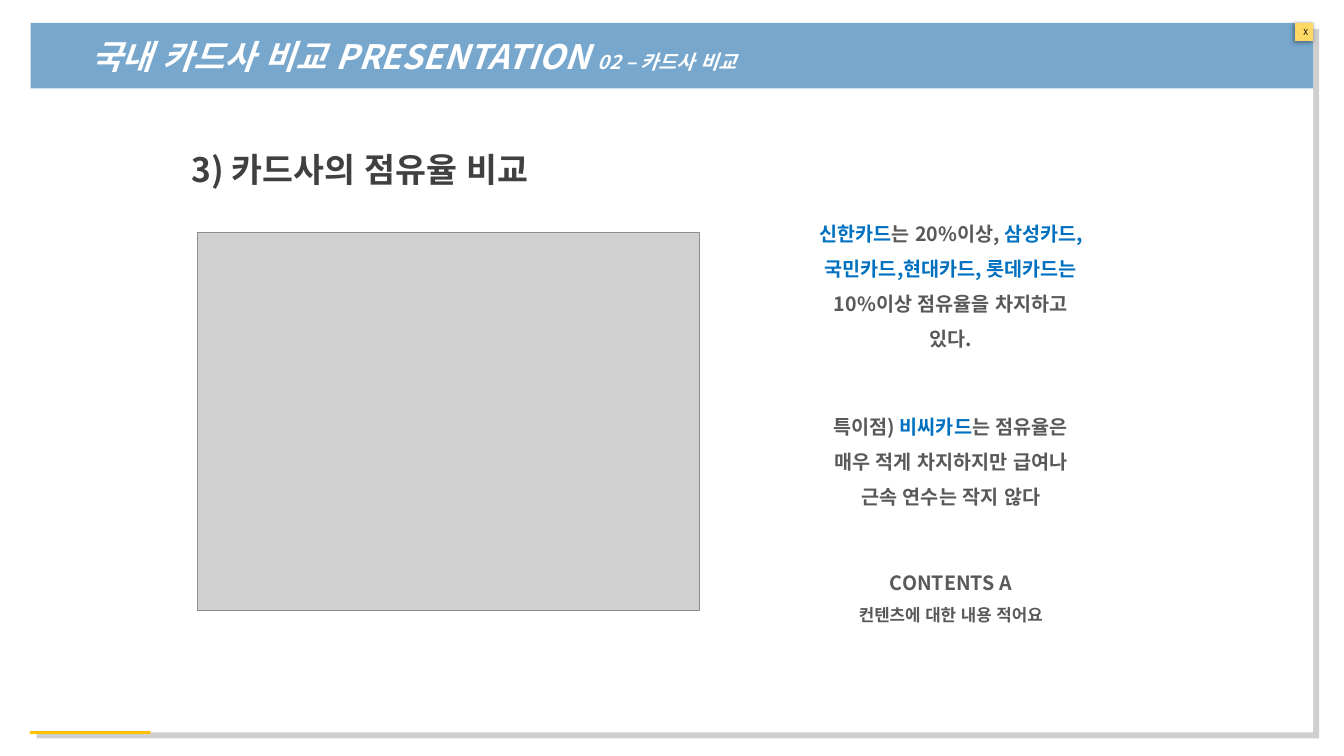
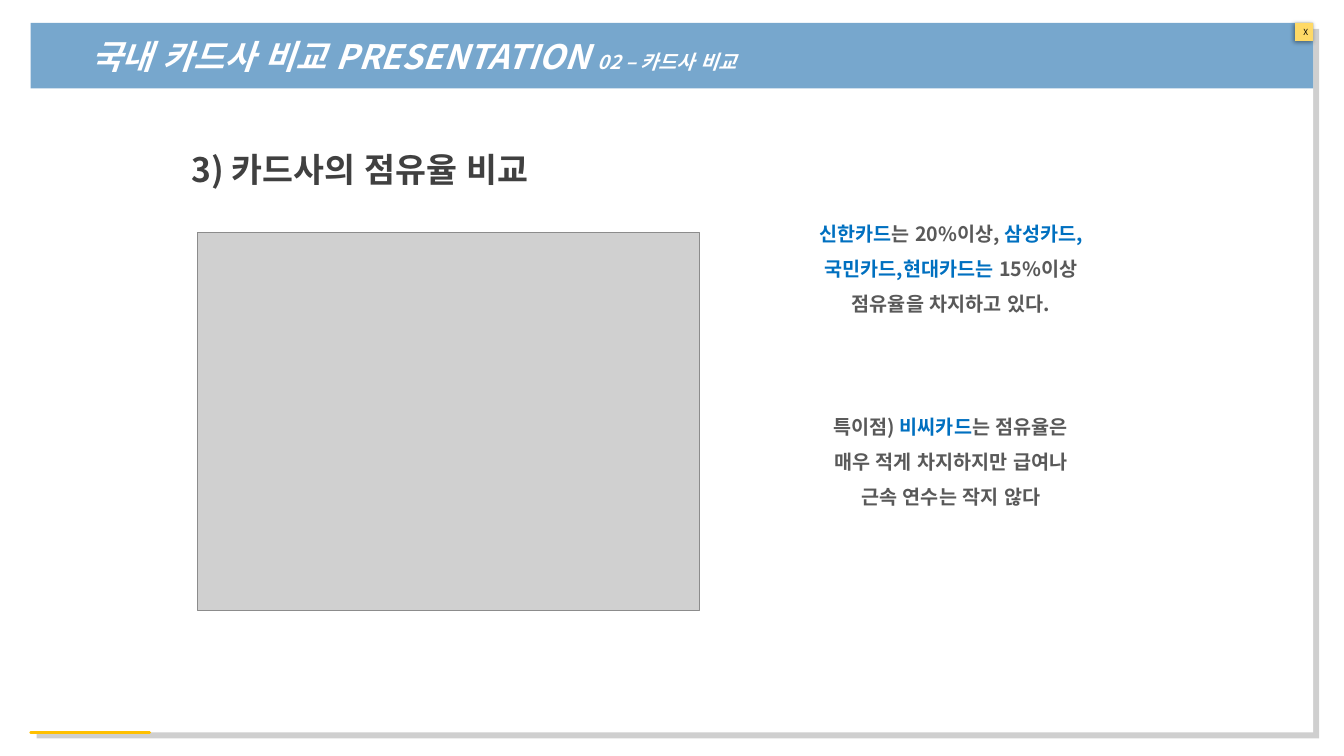
Before and after one commit to yeonji0-0/-22-01-24-, a slide deck: slide 11 of 개인 EDA 프레젠테이션.pptx. Drawn at 1344x756 pixels with LibreOffice and Linux fonts; fonts in the diff are those of the drawing; grey boxes stand for pictures. Boxes give left, top, right and bottom in pixels: in the first picture for what was removed or moved away, otherwise in the second. Text is boxed around its words. In the diff, an @@ line names an element or a change of style, - is before the commit and + after.

```diff
--- a/개인 EDA 프레젠테이션.pptx
+++ b/개인 EDA 프레젠테이션.pptx
@@ text at (819,224,1083,313): text changed; text colour #0070C0 to #595959 @@
-신한카드는 20%이상, 삼성카드, 국민카드,현대카드, 롯데카드는 10%이상 점유율을 차지하고 있다.
+신한카드는 20%이상, 삼성카드, 국민카드,현대카드는 15%이상 점유율을 차지하고 있다.
@@ text removed at (859,575,1042,623) @@
-CONTENTS A
-컨텐츠에 대한 내용 적어요
```
Also in this commit, not shown: 6 other slides changed, 4 slides removed, 15 other files.
